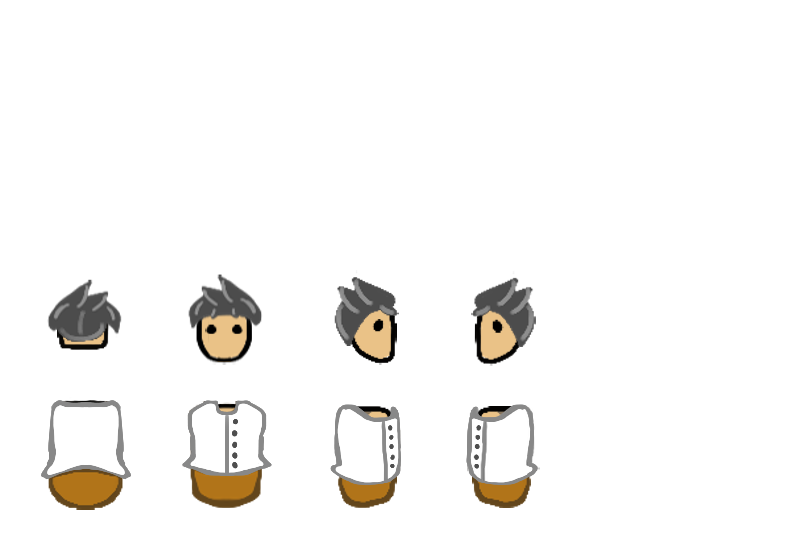
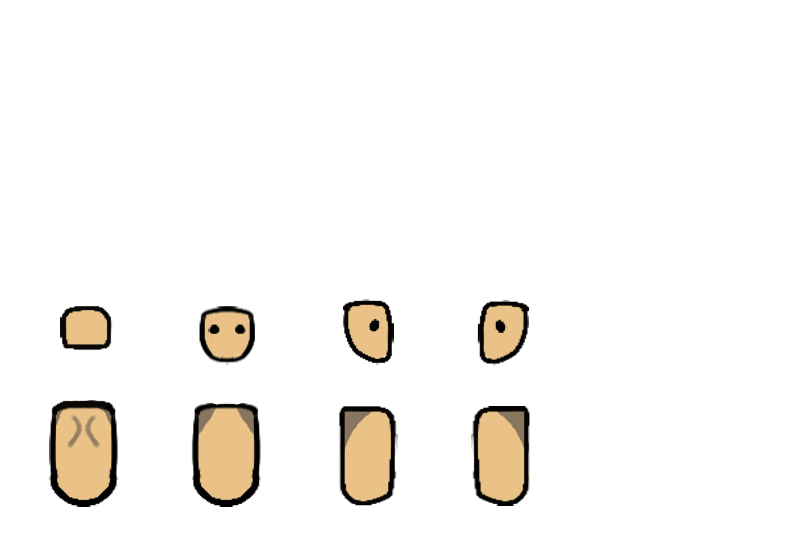
Before/after of a w=800, h=560 layered artwork. What changed in the layer stack:
painted on "hair" (1st of 2, in "human male" › "head" › "right sided") over (381, 271, 536, 366)
painted on "line eyes" (1st of 2, in "human male" › "head" › "right sided") over (471, 271, 536, 366)
painted on "color head Merged" over (349, 270, 536, 366)
painted on "hair" (2nd of 2, in "human male" › "head") over (47, 270, 487, 365)
painted on "line eyes" (2nd of 2, in "human male" › "head") over (188, 270, 399, 406)
painted on "head" (2nd of 2, in "human male" › "head") over (47, 270, 509, 444)
painted on "top clothes" (1st of 2, in "human male" › "body" › "right sided") over (330, 404, 540, 508)
painted on "bottom clothes" (1st of 2, in "human male" › "body" › "right sided") over (466, 404, 540, 508)
painted on "top clothes" (2nd of 2, in "human male" › "body") over (41, 320, 477, 510)
painted on "bottom clothes" (2nd of 2, in "human male" › "body") over (41, 342, 467, 510)
painted on "body" (2nd of 2, in "human male" › "body") over (41, 316, 401, 510)
